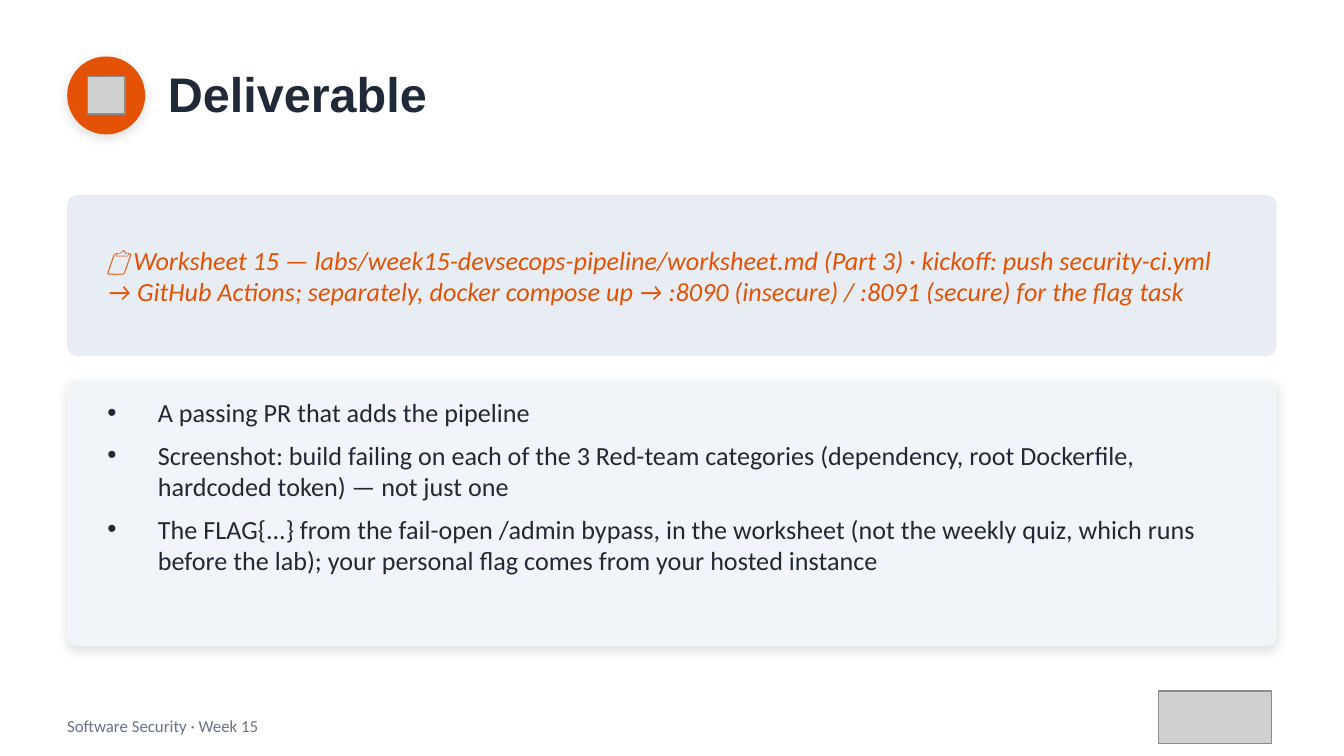
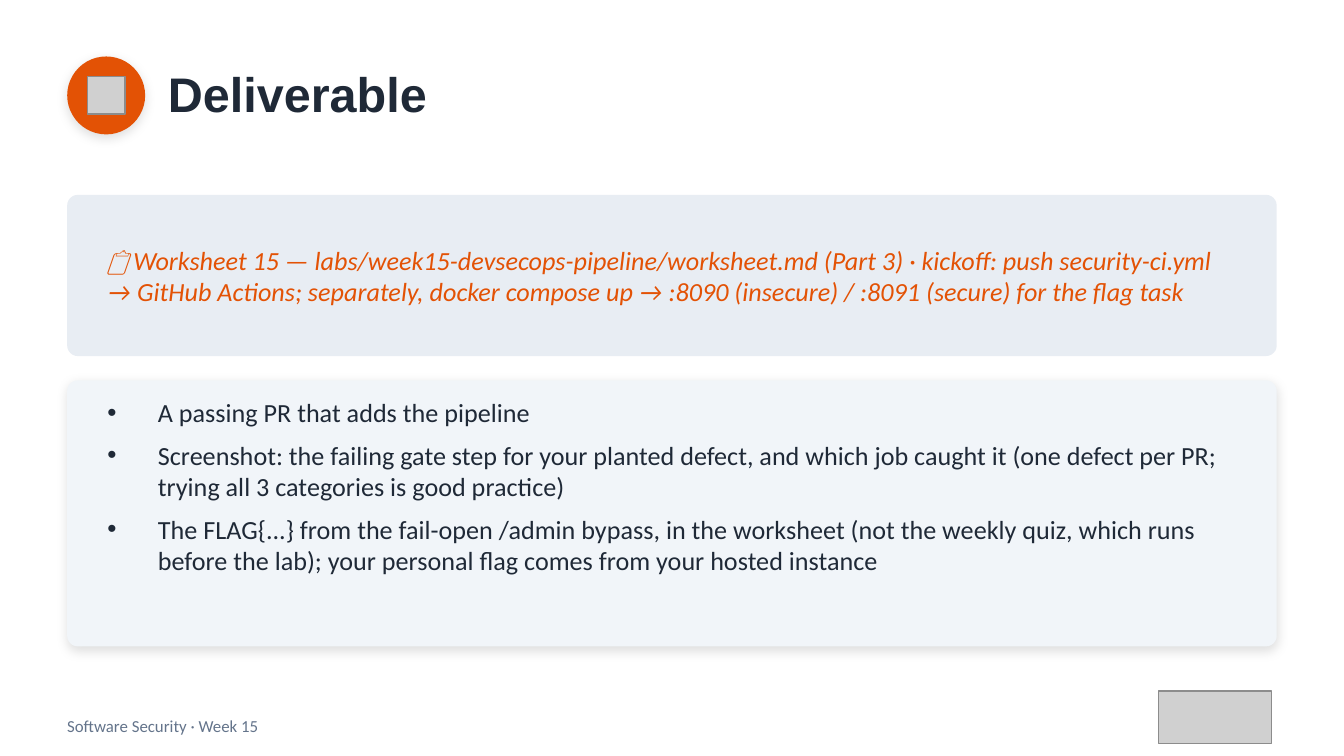
Before and after one commit to 6631503001/software-security, a slide deck: slide 21 of slides/pptx/week15.pptx (slide 20 before the commit). Drawn at 1344x756 pixels with LibreOffice and Linux fonts; fonts in the diff are those of the drawing; grey boxes stand for pictures. Boxes give left, top, right and bottom in pixels: in the first picture for what was removed or moved away, otherwise in the second. Text is boxed around its words. In the diff, an @@ line names an element or a change of style, - is before the commit and + after.

```diff
--- a/slides/pptx/week15.pptx
+++ b/slides/pptx/week15.pptx
@@ text at [158, 446, 1216, 501]: text changed @@
-• Screenshot: build failing on each of the 3 Red-team categories (dependency, root Dockerfile, hardcoded token) — not just one
+• Screenshot: the failing gate step for your planted defect, and which job caught it (one defect per PR; trying all 3 categories is good practice)
```
Also in this commit, not shown: 2 other slides changed, 1 slide added, 30 other files.
